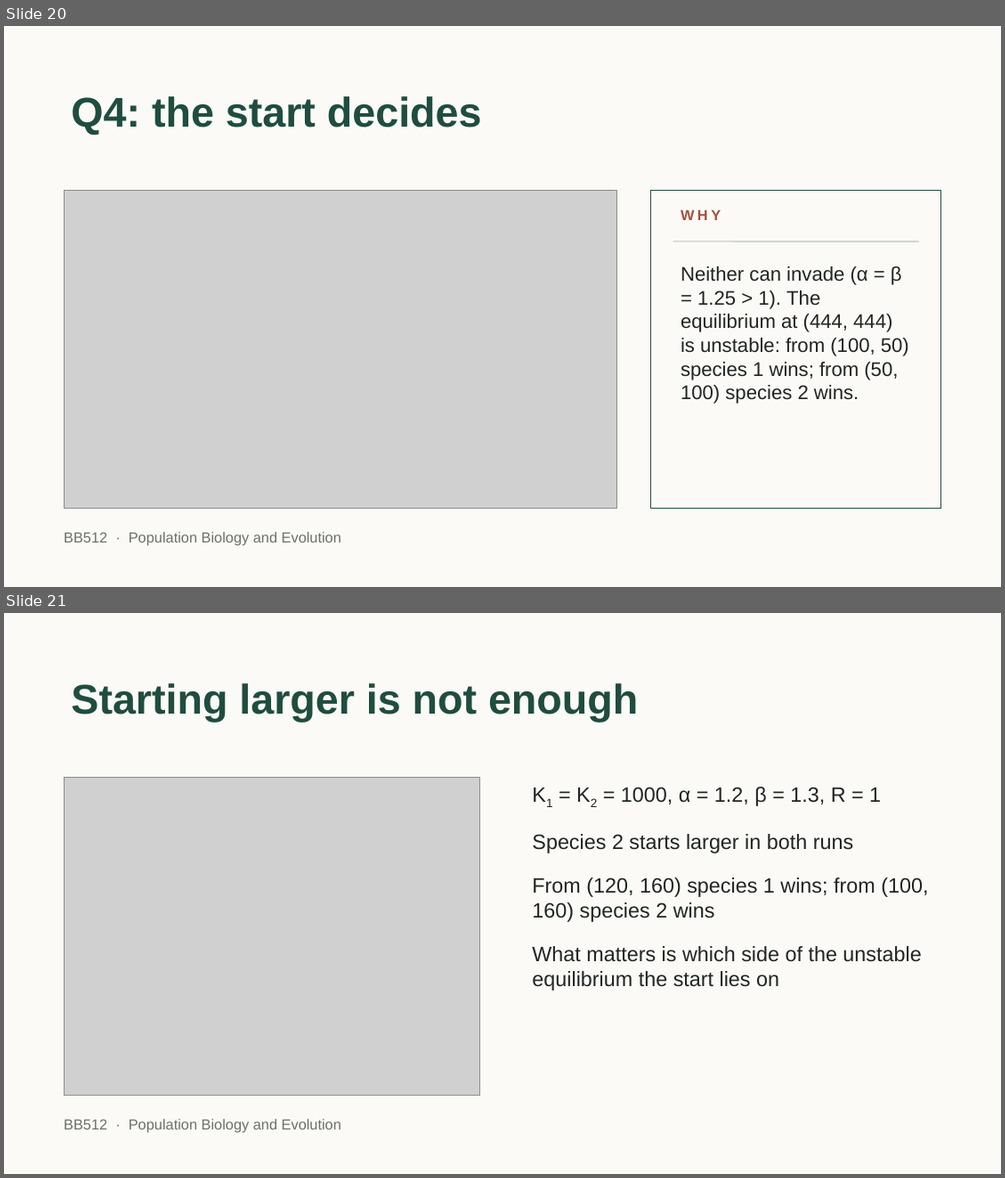
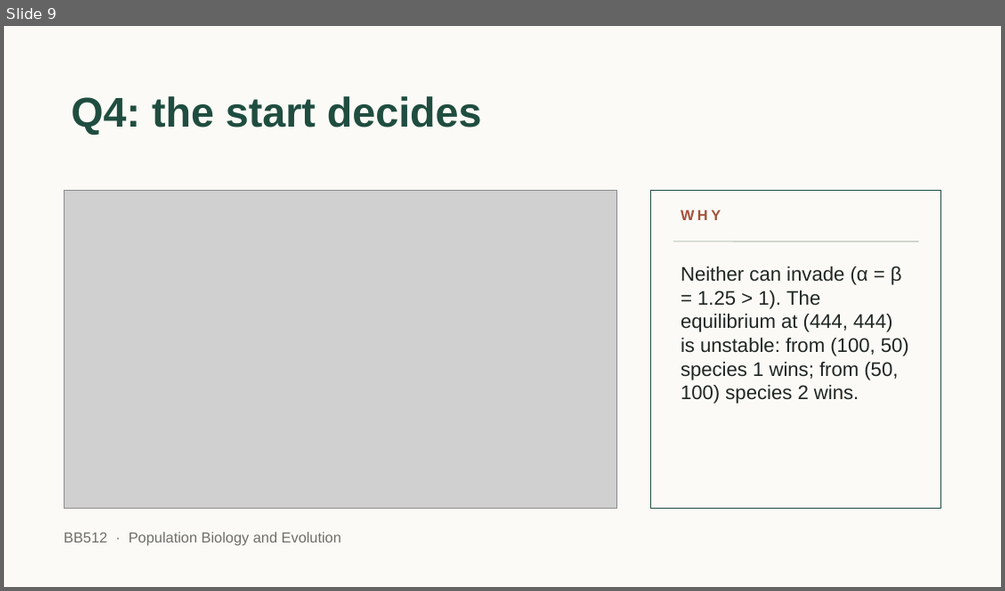
Before and after one commit to jonesor/BB512_Book, a slide deck: lecture_figures/lv_competition/BB512 - Lotka Volterra Competition Practical v2.pptx. Shown one above the other, each under a label of ours: slides 20 and 21 before the commit, slide 9 after it. The pictures are 1005x1178 and 1005x591 pixels, drawn with LibreOffice and Linux fonts; fonts in the diff are those of the drawing; grey boxes stand for pictures. Boxes give left, top, right and bottom in pixels: in the first picture for what was removed or moved away, otherwise in the second. Text is boxed around its words. In the diff, an @@ line names an element or a change of style, - is before the commit and + after.

```diff
--- a/lecture_figures/lv_competition/BB512 - Lotka Volterra Competition Practical v2.pptx
+++ b/lecture_figures/lv_competition/BB512 - Lotka Volterra Competition Practical v2.pptx
@@ slide 21 removed at (x1=4, y1=613, x2=1001, y2=1174), background #FBFAF6; not listed: 1 template element that a slide beside it also shows @@
@@ title removed at (x1=71, y1=683, x2=638, y2=722) @@
-Starting larger is not enough
@@ picture removed at (x1=64, y1=778, x2=480, y2=1095) @@
@@ text removed at (x1=532, y1=787, x2=928, y2=990) @@
-K1 = K2 = 1000, α = 1.2, β = 1.3, R = 1
-Species 2 starts larger in both runs
-From (120, 160) species 1 wins; from (100, 160) species 2 wins
-What matters is which side of the unstable equilibrium the start lies on
@@ what was slide 20 is now slide 9 @@
```
Also in this commit, not shown: 4 slides changed, 13 other slides removed, 2 other files.
